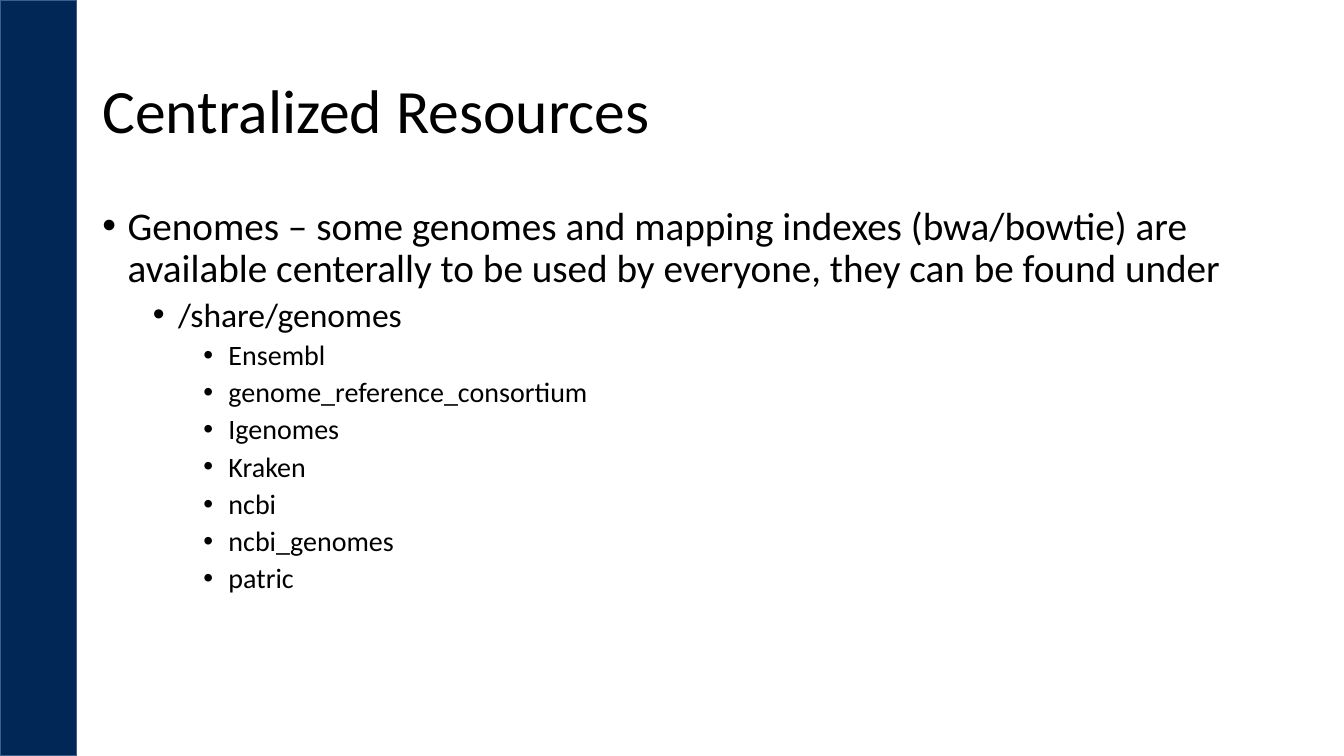
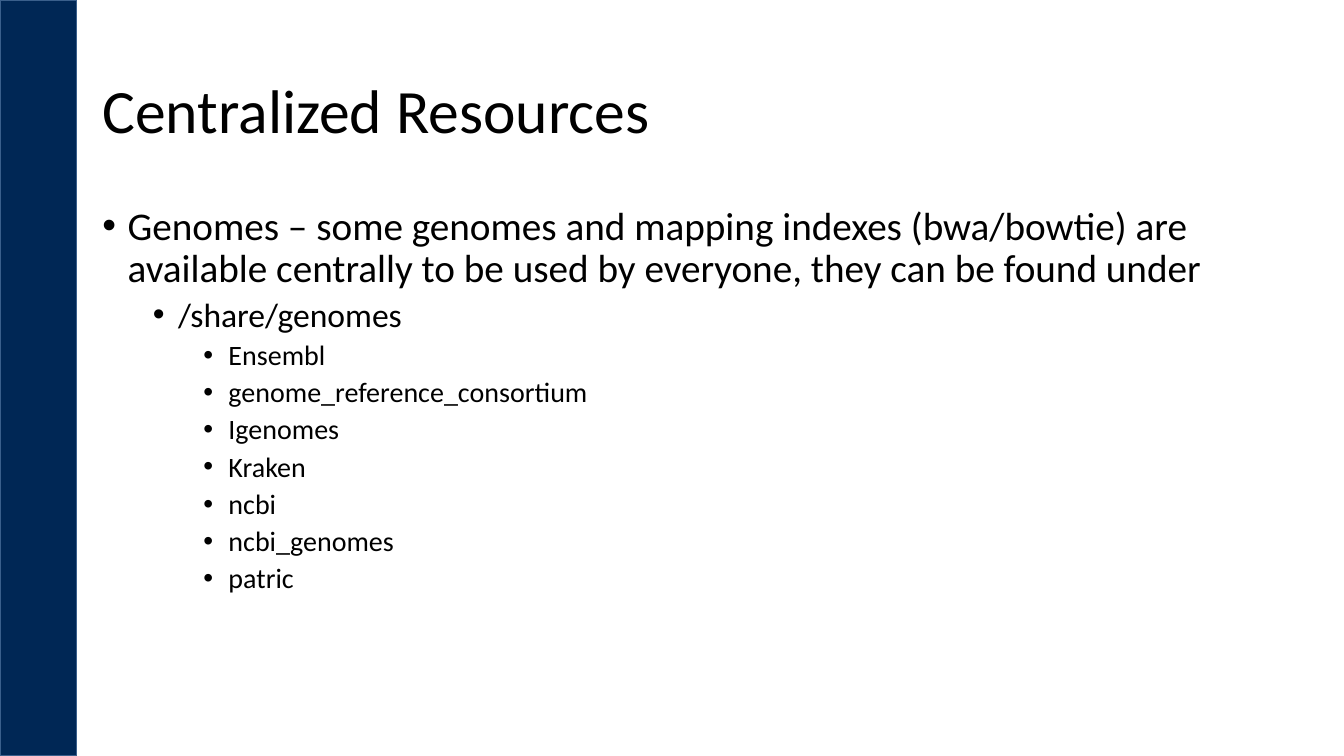
Before and after one commit to ucdavis-bioinformatics-training/A-Primer-on-Using-the-Bioinformatics-Core-Administrated-Servers-and-Cluster-s-, a slide deck: slide 15 of UCDavis-howtocomputing.pptx. Drawn at 1344x756 pixels with LibreOffice and Linux fonts; fonts in the diff are those of the drawing; background and template pictures are left out. Boxes give left, top, right and bottom in pixels: in the first picture for what was removed or moved away, otherwise in the second. Text is boxed around its words. In the diff, an @@ line names an element or a change of style, - is before the commit and + after.

```diff
--- a/UCDavis-howtocomputing.pptx
+++ b/UCDavis-howtocomputing.pptx
@@ text at [128,211,1201,289]: text changed @@
-• Genomes – some genomes and mapping indexes (bwa/bowtie) are available centerally to be used by everyone, they can be found under
+• Genomes – some genomes and mapping indexes (bwa/bowtie) are available centrally to be used by everyone, they can be found under
```
Also in this commit, not shown: 2 other slides changed, 1 other file.
